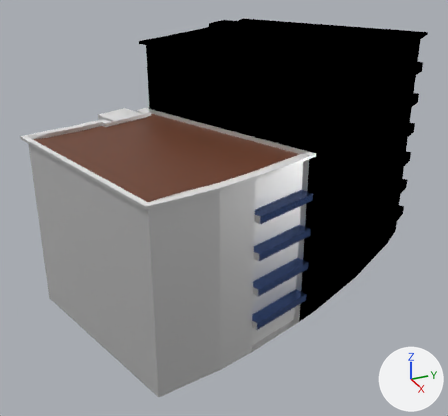
The Blender file Blender/Seager Place A 5.blend as it was, and as the next commit left it.
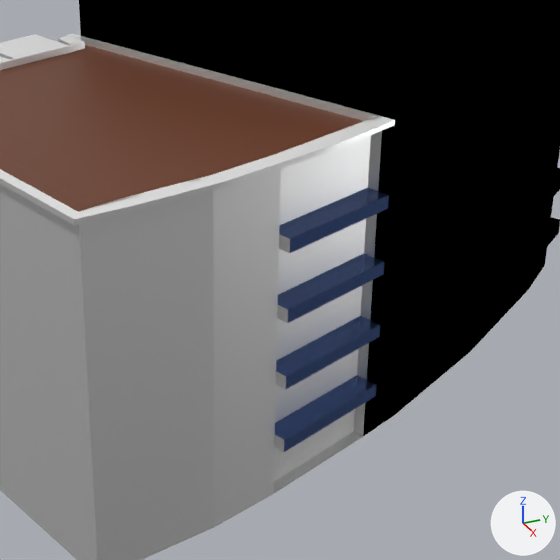
Old and new are each drawn whole from a camera (50 mm lens) standing at (40.6, -13.5, 21.4) and looking at (-2.9, 6.0, -0.3) and again close up on the part from 24% to 90% of the width and 22% to 93% of the height. Every picture has the same lights, and +X, +Y and +Z are marked at lower right.

The older version as bpy lines, for what is in view:
```python
ob_block_a_5_012 = bpy.data.objects.new('Block A 5.012', me_mesh_018)
ob_block_a_5_012.location = (0.0, 0.0, 0.0)
ob_block_a_5_013 = bpy.data.objects.new('Block A 5.013', me_mesh_019)
ob_block_a_5_013.location = (0.0, 0.0, 0.0)
ob_not_runs = bpy.data.objects.new('not-runs', me_mesh_006)
ob_not_runs.location = (0.0, 0.0, 0.0)
# also in view: 'Block A 5.010' at (4.4, -5.9, 0.1); 'Block A 5.014' at (9.0, -0.4, 0.1); 'Block A 5.016' at (7.1, 4.4, 0.1); 'Block A 5.015' at (8.3, 2.2, 0.1); 'Block A 5.017' at (6.1, 7.0, 0.1)
```
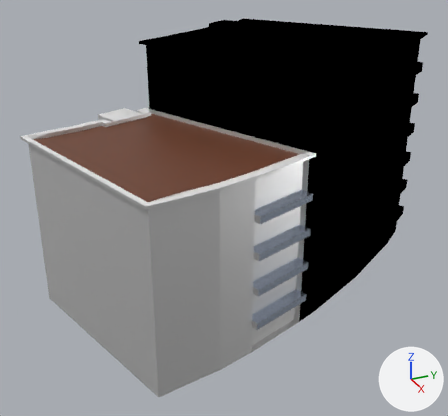
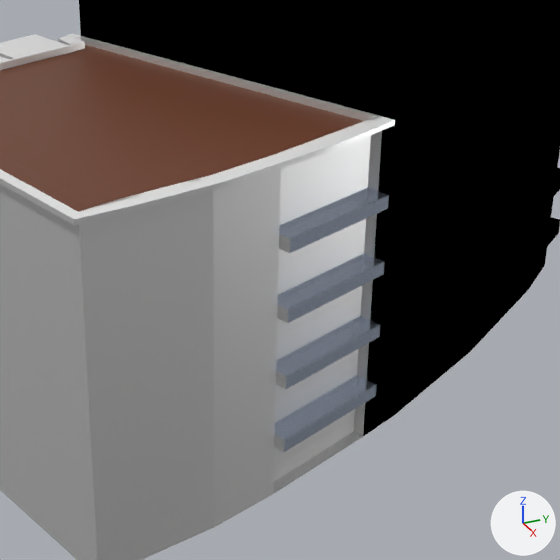
Location of each change, (x1, y1, x2, y2) in pixels of the close-ups (560 x 560 px):
'not-runs', recoloured (blue to white): (274, 174, 392, 452) in both

Diff of the bpy script that builds the scene:
```diff
--- a/Blender/Seager Place A 5.blend.py
+++ b/Blender/Seager Place A 5.blend.py
@@ mat_glass @@
 mat_glass = principled_material('Glass')
-mat_glass.base_color = (0.0709, 0.139, 0.384)  # blue #4b68a7
+mat_glass.base_color = (0.599, 0.692, 0.869)  # white #cbd9f0
 mat_glass.metallic = 0.8
```
